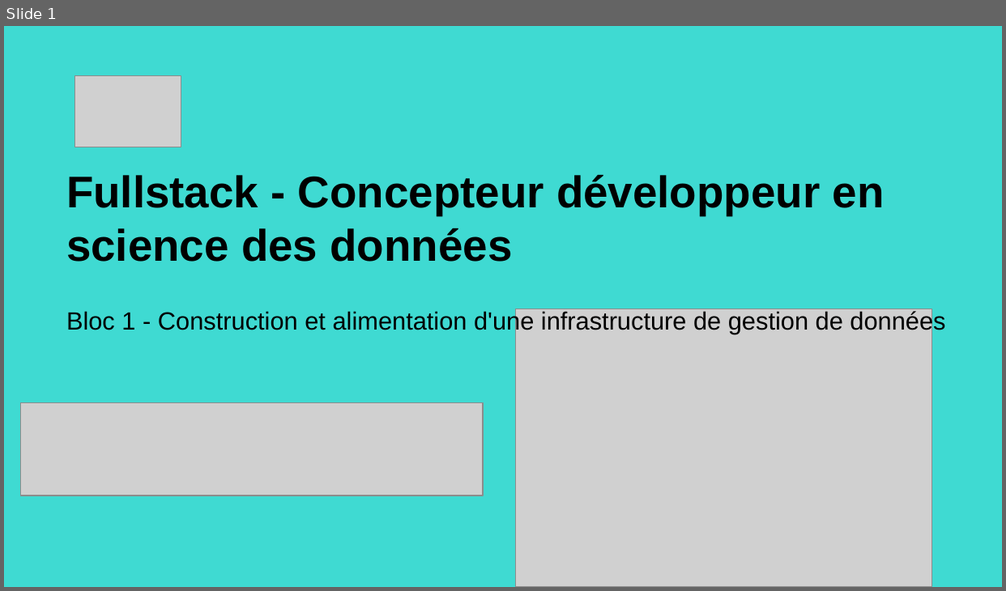
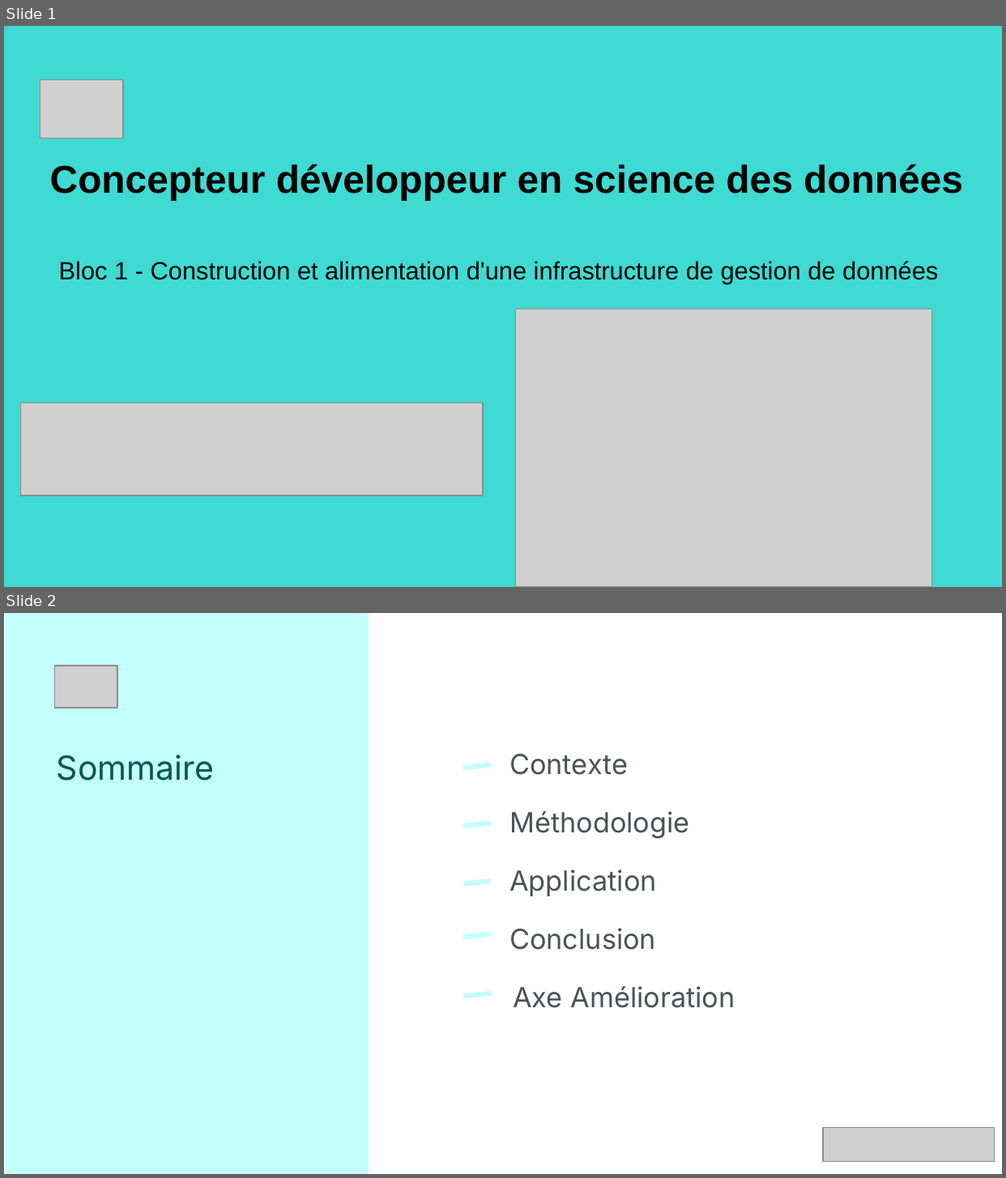
Before and after one commit to Nath-data13/DSFS_certif_2025, a slide deck: Bloc1/bloc1_kayak.pptx. Shown one above the other, each under a label of ours: slide 1 before the commit, slides 1 and 2 after it. The pictures are 1006x591 and 1006x1178 pixels, drawn with LibreOffice and Linux fonts; fonts in the diff are those of the drawing; grey boxes stand for pictures. Boxes give left, top, right and bottom in pixels: in the first picture for what was removed or moved away, otherwise in the second. Text is boxed around its words. In the diff, an @@ line names an element or a change of style, - is before the commit and + after.

```diff
--- a/Bloc1/bloc1_kayak.pptx
+++ b/Bloc1/bloc1_kayak.pptx
@@ slide 2 added at (x1=4, y1=613, x2=1002, y2=1174), background #FFFFFF @@
@@ rectangle added at (x1=5, y1=613, x2=369, y2=1174), fill #C3FFFC @@
@@ picture added at (x1=55, y1=666, x2=117, y2=708) @@
@@ title added at (x1=57, y1=755, x2=215, y2=781), 24 pt, text #015955 @@
+Sommaire
@@ title added at (x1=509, y1=754, x2=628, y2=775), 20 pt, text #4B5258 @@
+Contexte
@@ rounded rectangle added at (x1=462, y1=762, x2=492, y2=770), fill #C3FFFC @@
@@ rounded rectangle added at (x1=462, y1=820, x2=492, y2=828), fill #C3FFFC @@
@@ title added at (x1=509, y1=811, x2=690, y2=839), 20 pt, text #4B5258 @@
+Méthodologie
@@ rounded rectangle added at (x1=462, y1=879, x2=492, y2=887), fill #C3FFFC @@
@@ title added at (x1=509, y1=870, x2=657, y2=897), 20 pt, text #4B5258 @@
+Application
@@ text added at (x1=509, y1=928, x2=656, y2=950), 20 pt, text #4B5258 @@
+Conclusion
@@ rounded rectangle added at (x1=462, y1=932, x2=492, y2=939), fill #C3FFFC @@
@@ rounded rectangle added at (x1=462, y1=990, x2=492, y2=999), fill #C3FFFC @@
@@ text added at (x1=513, y1=986, x2=735, y2=1008), 20 pt, text #4B5258 @@
+Axe Amélioration
@@ picture added at (x1=823, y1=1128, x2=995, y2=1163) @@
@@ slide 1 changed as well @@
@@ picture resized from (x1=74, y1=76, x2=181, y2=147) to (x1=40, y1=80, x2=123, y2=139) @@
@@ title at (x1=50, y1=165, x2=963, y2=200): text changed; size 32 to 28 pt @@
-Fullstack - Concepteur développeur en science des données
+Concepteur développeur en science des données
@@ title "Bloc 1 - Construction et ..." moved from (x1=66, y1=310, x2=945, y2=335) to (x1=59, y1=261, x2=938, y2=284) @@
```
Also in this commit, not shown: 1 other slide changed, 8 other slides added, 6 slides removed, 2 other files.
